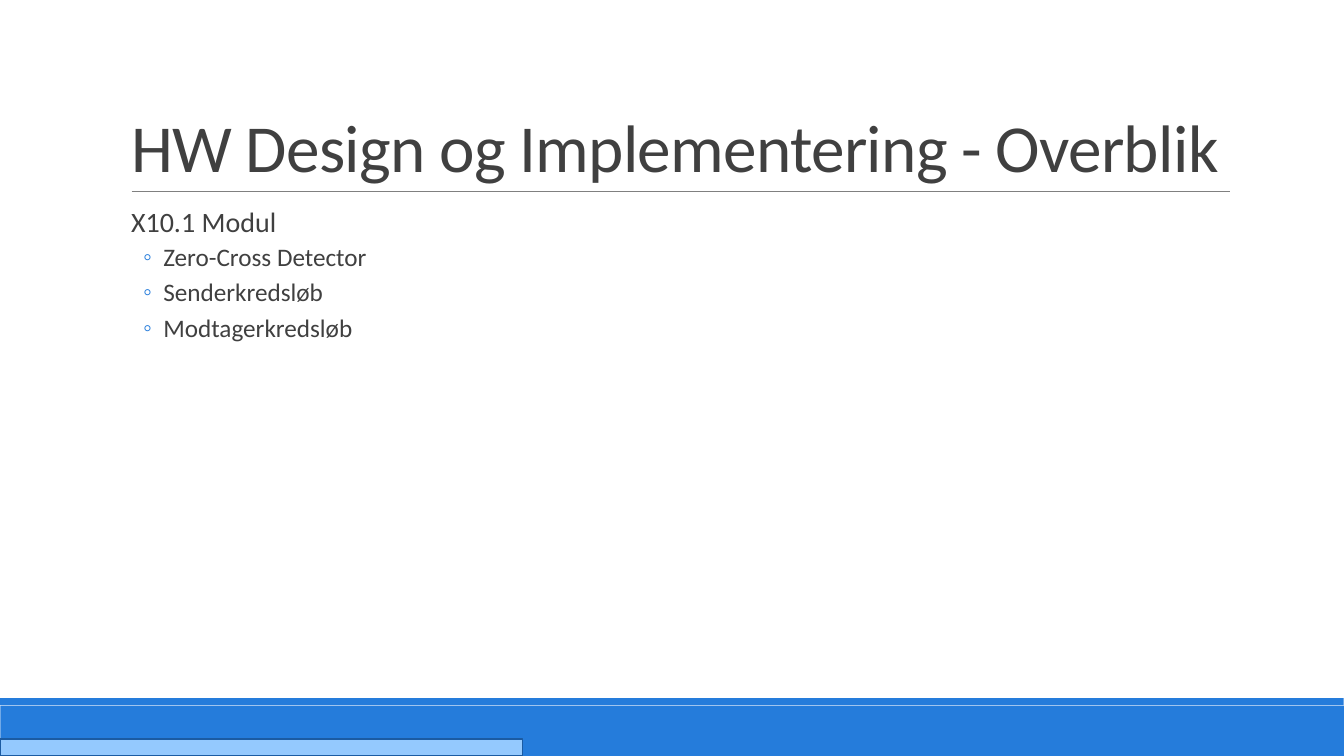
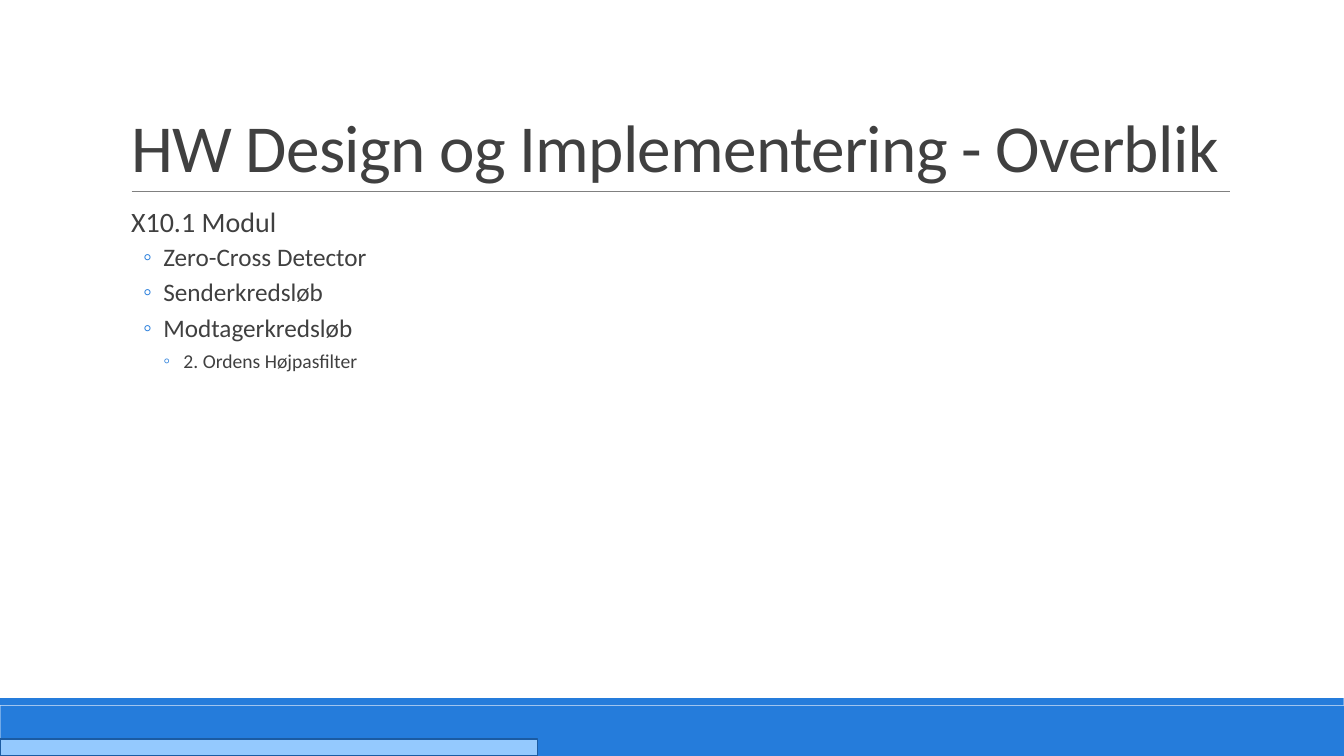
Before and after one commit to PRJ2GR15/Rapport, a slide deck: slide 14 of Fremlæggelse/Fremlæggelse.pptm. Drawn at 1344x756 pixels with LibreOffice and Linux fonts; fonts in the diff are those of the drawing. Boxes give left, top, right and bottom in pixels: in the first picture for what was removed or moved away, otherwise in the second. Text is boxed around its words. In the diff, an @@ line names an element or a change of style, - is before the commit and + after.

```diff
--- a/Fremlæggelse/Fremlæggelse.pptm
+++ b/Fremlæggelse/Fremlæggelse.pptm
@@ text at <box>183,354,357,372</box>: paragraph added @@
+    ◦ 2. Ordens Højpasfilter
@@ rectangle: place and size @@
-rectangle at <box>0,739,523,756</box>
+rectangle at <box>0,739,537,756</box>
```
Also in this commit, not shown: 30 other slides changed, 1 slide added, 1 slide removed, 2 other files.
